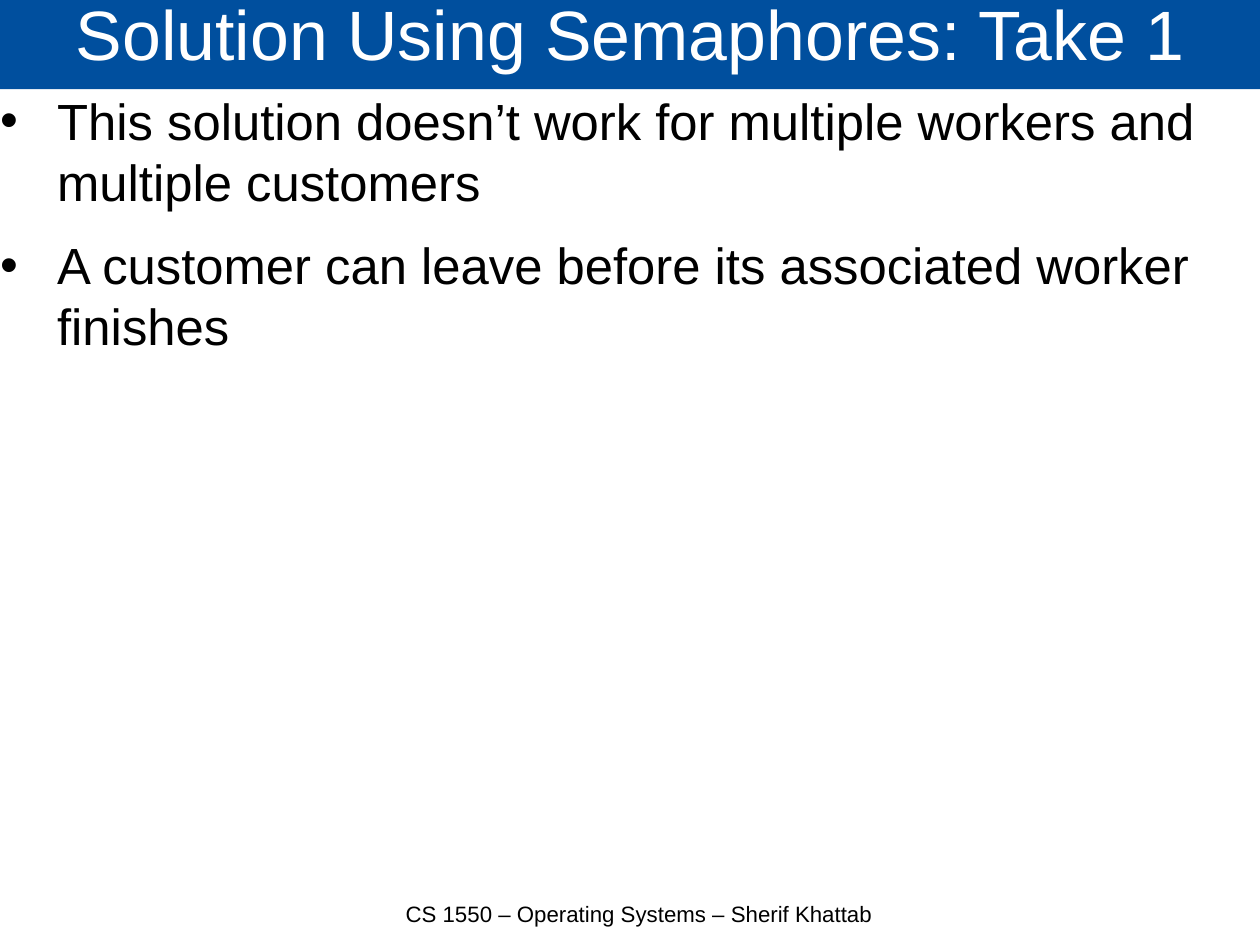
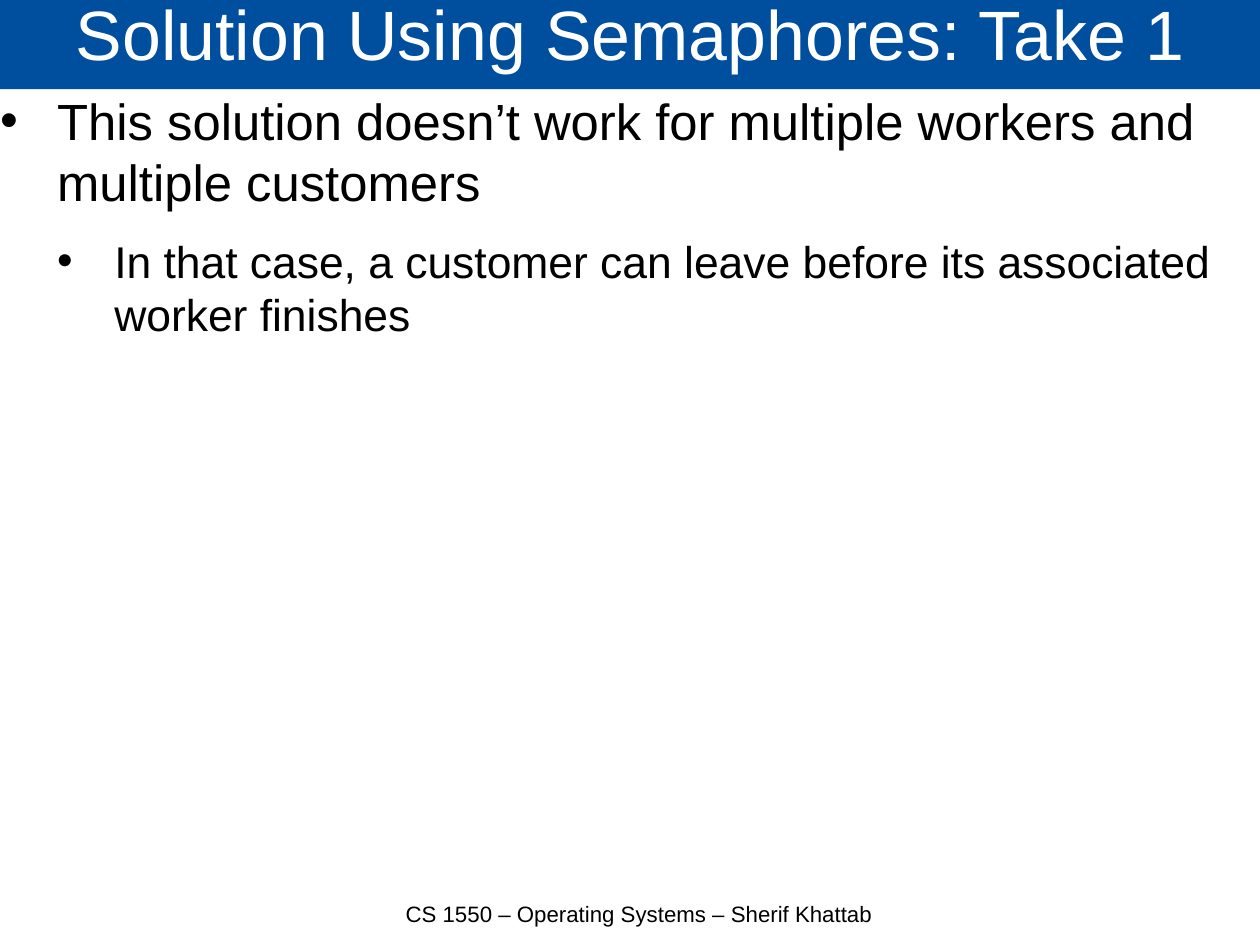
Before and after one commit to cs1550-2244/cs1550-code-handouts, a slide deck: slide 12 of DraftSlides/Lecture10.pptx (slide 26 before the commit). Drawn at 1260x945 pixels with LibreOffice and Linux fonts; fonts in the diff are those of the drawing. Boxes give left, top, right and bottom in pixels: in the first picture for what was removed or moved away, otherwise in the second. Text is boxed around its words. In the diff, an @@ line names an element or a change of style, - is before the commit and + after.

```diff
--- a/DraftSlides/Lecture10.pptx
+++ b/DraftSlides/Lecture10.pptx
@@ text at (114, 245, 1210, 332): text changed; size 32 to 28 pt @@
-• A customer can leave before its associated worker finishes
+  • In that case, a customer can leave before its associated worker finishes
```
Also in this commit, not shown: 14 other slides changed, 4 slides added, 6 slides removed, 3 other files.
